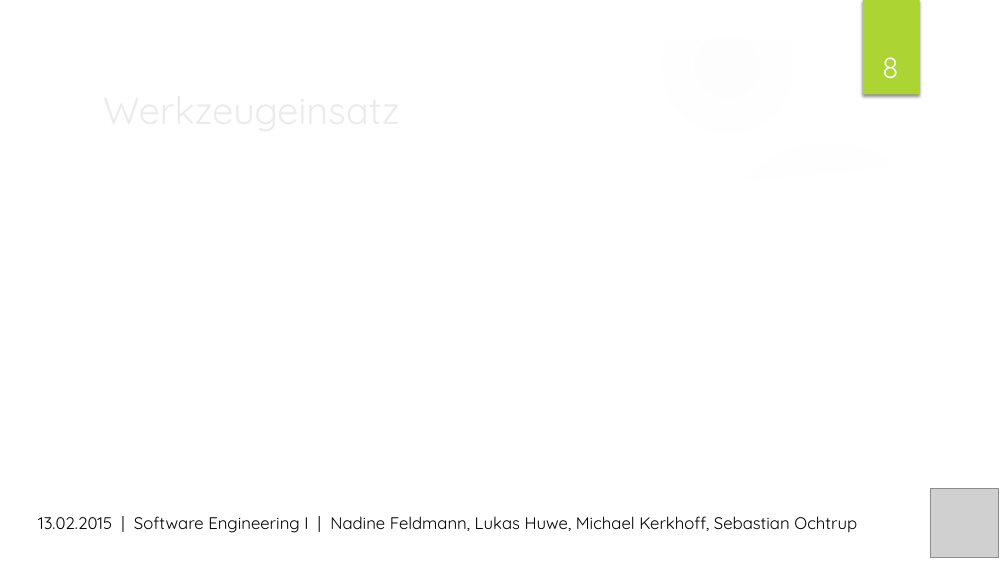
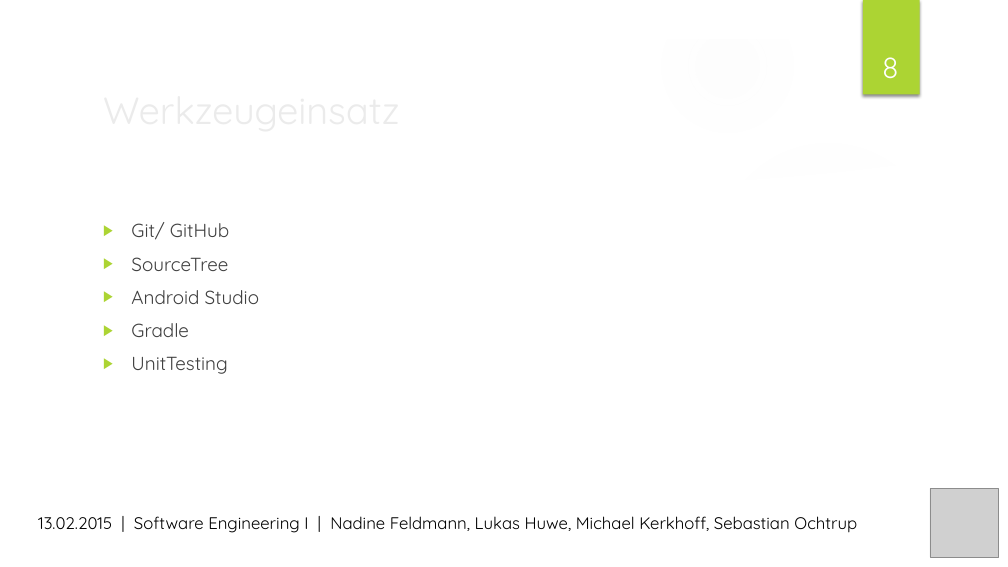
Before and after one commit to MrXXX92/pwsafe, a slide deck: slide 8 of Dokumentation/PWSafe Präsentation.pptx. Drawn at 1008x567 pixels with LibreOffice and Linux fonts; fonts in the diff are those of the drawing; grey boxes stand for pictures; background and template pictures are left out. Boxes give left, top, right and bottom in pixels: in the first picture for what was removed or moved away, otherwise in the second. Text is boxed around its words. In the diff, an @@ line names an element or a change of style, - is before the commit and + after.

```diff
--- a/Dokumentation/PWSafe Präsentation.pptx
+++ b/Dokumentation/PWSafe Präsentation.pptx
@@ text added at (131,222,259,374), 18 pt, text #404040 @@
+▶ Git/ GitHub
+▶ SourceTree
+▶ Android Studio
+▶ Gradle
+▶ UnitTesting
```
Also in this commit, not shown: 4 slides added.
